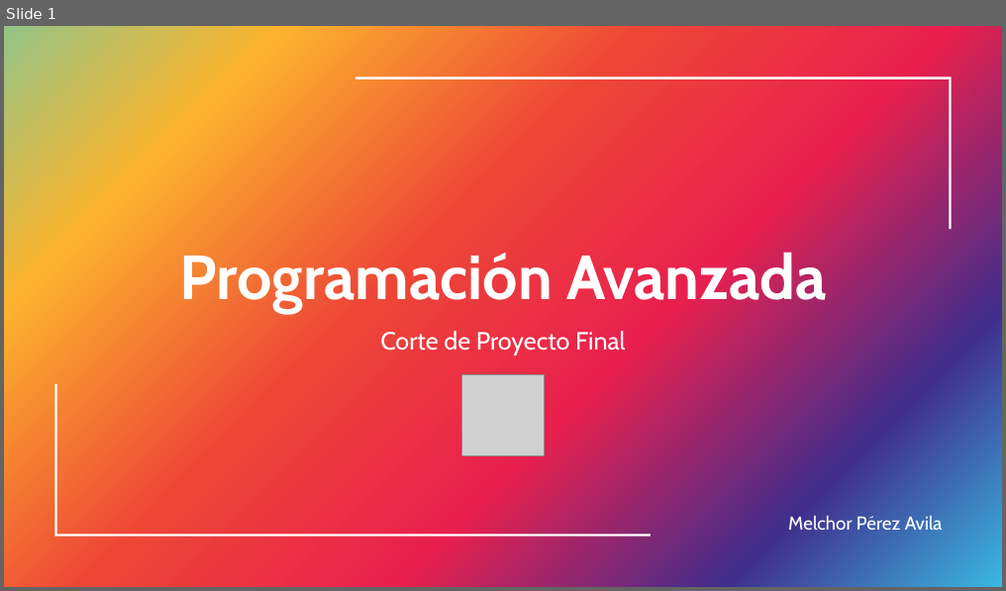
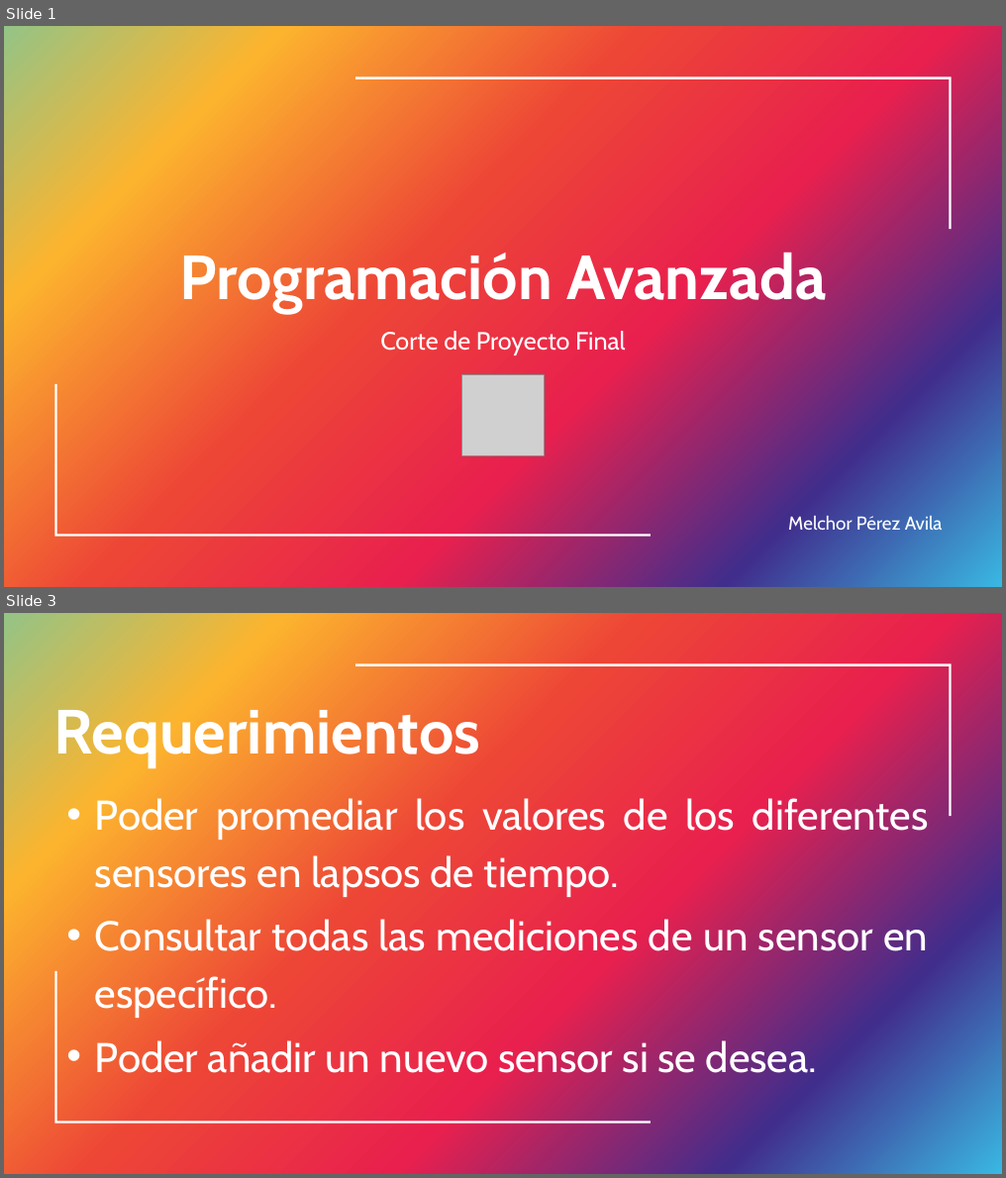
Before and after one commit to MajorasBoi/Melchor-Perez, a slide deck: InfluxDB-Repository/Corte Programación Avanzada.pptx. Shown one above the other, each under a label of ours: slide 1 before the commit, slides 1 and 3 after it; the slides between them are not shown. The pictures are 1006x591 and 1006x1178 pixels, drawn with LibreOffice and Linux fonts; fonts in the diff are those of the drawing; grey boxes stand for pictures. Boxes give left, top, right and bottom in pixels: in the first picture for what was removed or moved away, otherwise in the second. Text is boxed around its words. In the diff, an @@ line names an element or a change of style, - is before the commit and + after.

```diff
--- a/InfluxDB-Repository/Corte Programación Avanzada.pptx
+++ b/InfluxDB-Repository/Corte Programación Avanzada.pptx
@@ slide 3 added at [4, 613, 1002, 1174], background gradient #94C486 to #FCB42E to #ED4636 to #E9204E to #412D8C to #39B8E3; not listed: 2 template elements that a slide beside it also shows @@
@@ title added at [54, 701, 480, 768], 60 pt, text #FFFFFF, bold @@
+Requerimientos
@@ subtitle added at [95, 795, 929, 1082], 40 pt, text #FFFFFF @@
+• Poder promediar los valores de los diferentes sensores en lapsos de tiempo.
+• Consultar todas las mediciones de un sensor en específico.
+• Poder añadir un nuevo sensor si se desea.
```
Also in this commit, not shown: 2 slides changed, 3 other slides added, 2 slides removed, 4 other files.
